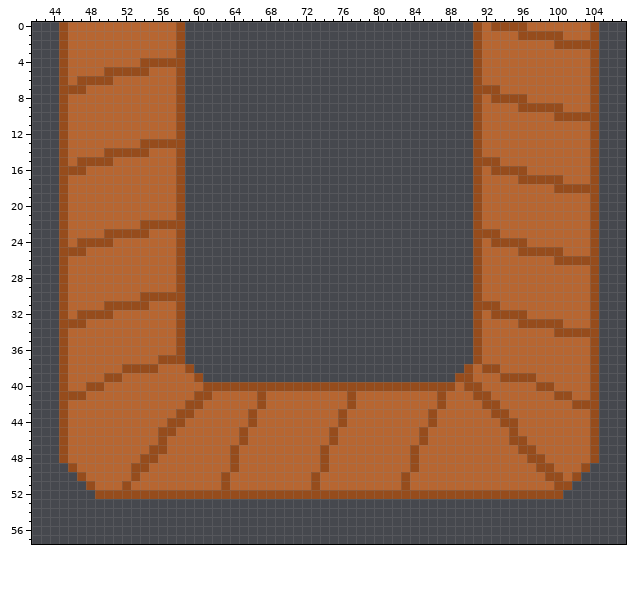
Pixel-art file -- ASSET_CREATION/ART/Isabel/Curved Pipe.ase. Above: the version before the commit.
150x300 pixels, 1 frame. Shown: x 42..107, y 0..57.
After the commit:
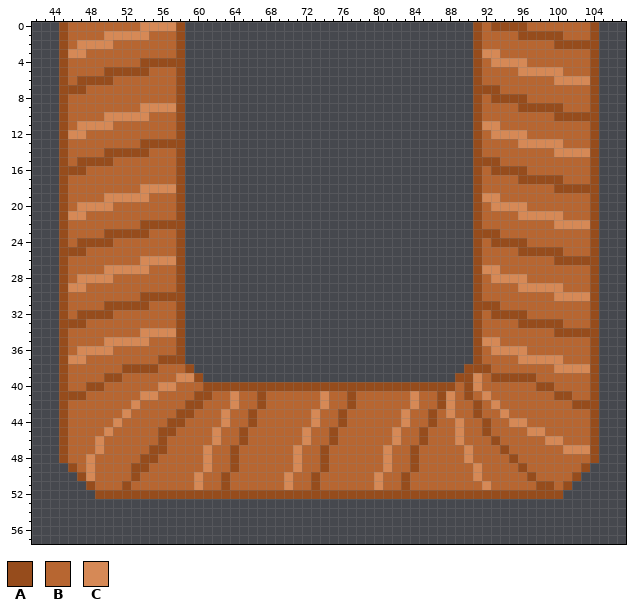
Palette (. is transparent): A #964c1c  B #b76631  C #d68956
The edit:
Colour A replaces colour B in row 38 at x 91; in row 39 at x 93; in row 41 at x 90; in rows 42 to 43 at x 91; in rows 44 to 45 at x 92; in row 46 at x 93.
Colour A replaces colour B in row 47 at x 94; in row 48 at x 95; in row 49 at x 96; in row 50 at x 97; in row 51 at x 98 to 99.
Colour B replaces colour A in row 38 at x 93; in row 41 at x 91; in row 42 at x 92; in row 43 at x 93; in row 44 at x 94; in row 45 at x 95.
Colour B replaces colour A in row 46 at x 95 to 96; in row 47 at x 96 to 97; in row 48 at x 97 to 98; in row 49 at x 98 to 99; in row 50 at x 99 to 100; in row 51 at x 100.
Colour C replaces colour A in row 40 at x 91; in row 41 at x 92; in row 42 at x 93; in row 43 at x 94; in row 44 at x 95.
Colour C replaces colour B in row 0 at x 54 to 57; in row 1 at x 50 to 54; in row 2 at x 47 to 50; in row 3 at x 46 to 47 and 92 to 93; in row 4 at x 93 to 96; in row 5 at x 96 to 100.
Colour C replaces colour B in row 6 at x 100 to 103; in row 9 at x 54 to 57; in row 10 at x 50 to 54; in row 11 at x 47 to 50 and 92 to 93; in row 12 at x 46 to 47 and 93 to 96; in row 13 at x 96 to 100.
Colour C replaces colour B in row 14 at x 100 to 103; in row 18 at x 54 to 57; in row 19 at x 50 to 54 and 92 to 93; in row 20 at x 47 to 50 and 93 to 96; in row 21 at x 46 to 47 and 96 to 100; in row 22 at x 100 to 103.
Colour C replaces colour B in row 26 at x 54 to 57; in row 27 at x 50 to 54 and 92 to 93; in row 28 at x 47 to 50 and 93 to 96; in row 29 at x 46 to 47 and 96 to 100; in row 30 at x 100 to 103; in row 34 at x 54 to 57.
Colour C replaces colour B in row 35 at x 50 to 54 and 92 to 93; in row 36 at x 47 to 50 and 93 to 96; in row 37 at x 46 to 47 and 96 to 100; in row 38 at x 100 to 103; in row 39 at x 58 to 59 and 91; in row 40 at x 56 to 57.
Colour C replaces colour B in row 41 at x 54 to 55, 64, 74, 84 and 88; in row 42 at x 53, 64, 74, 84 and 88; in row 43 at x 52, 63, 73, 83 and 88; in row 44 at x 51, 63, 73, 83, 89 and 96; in row 45 at x 50, 62, 72, 82, 89 and 97 to 98; in row 46 at x 49, 62, 72, 82, 89 and 99 to 100.
Colour C replaces colour B in row 47 at x 49, 61, 71, 81, 90 and 101 to 103; in row 48 at x 48, 61, 71, 81 and 90; in row 49 at x 48, 61, 71, 81 and 91; in row 50 at x 48, 60, 70, 80 and 91; in row 51 at x 60, 70, 80 and 92.
